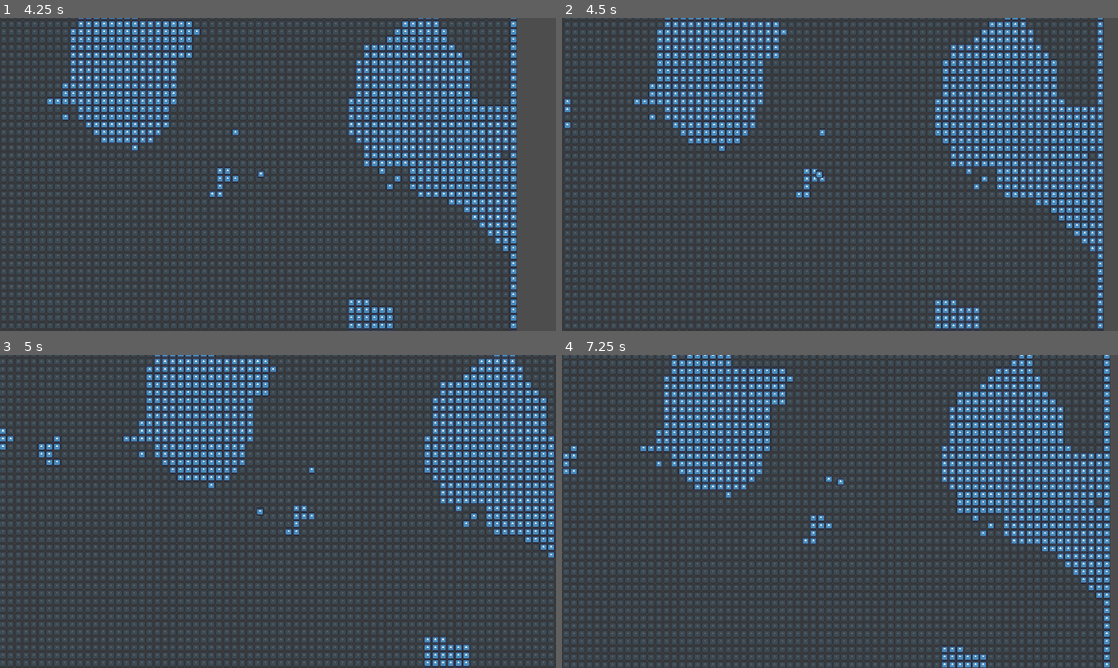
Above: before the commit, frames 1-4 (two rows, left to right).
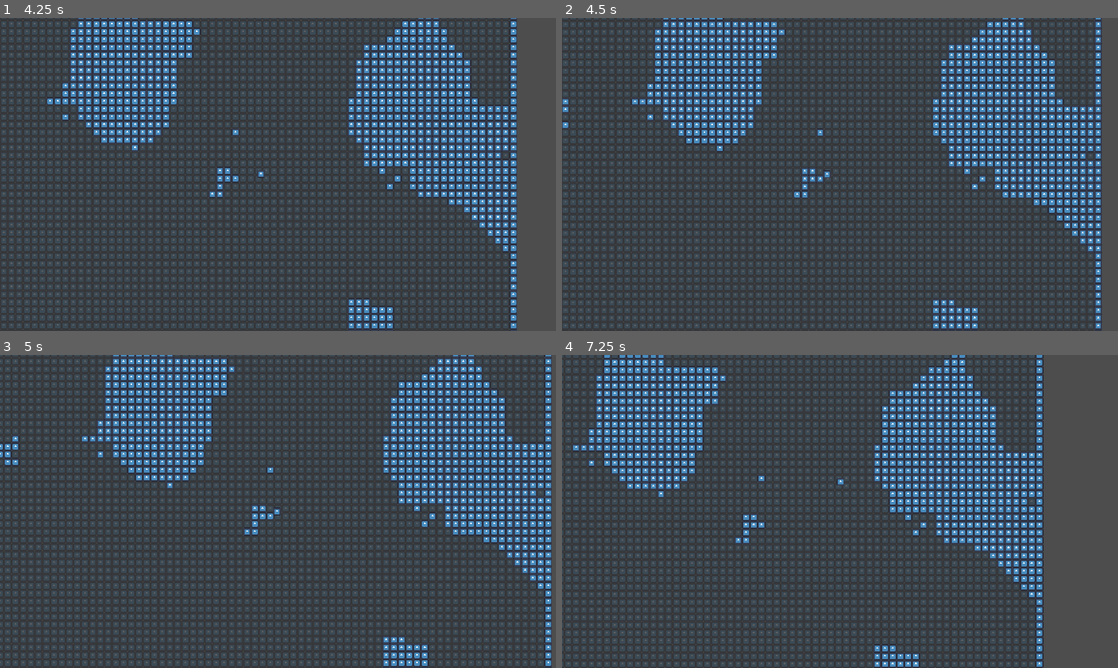
Above: after the commit, the same moments.

Repository: slotling/collateral-damage-gwj71
Game: Godot game, scene res://Scenes/Root/world.tscn
Same seed, same stepped clock (60 frames per second), same inputs: the game is played once before the commit and once after it. The engine's default icon, where the game draws it, is replaced by a stand-in: a white triangle on a blue panel in a dark square.
Inputs (mouse positions are in pixels of both pictures, inside the frame that each line leads up to):
- Up to frame 1 (4.25 s): tap Enter at 0.5 s; move the mouse to (400, 158) at 0.52 s; hold D (right) 0.53-1.28 s; click (400, 158) at 0.6 s; move the mouse to (166, 190) at 1.27 s; hold S (backward) 1.28-2.03 s; right-click (166, 190) at 1.35 s; move the mouse to (333, 105) at 2.02 s; hold D (right) 2.03-2.78 s; hold Shift (run) 2.03-2.78 s; move the mouse to (250, 237) at 2.77 s; hold W (forward) 2.78-3.53 s; click (250, 237) at 2.85 s; move the mouse to (444, 221) at 3.52 s; hold A (left) from 3.53 s (still down); right-click (444, 221) at 3.6 s
- Up to frame 2 (4.5 s): keep holding A (left); move the mouse to (673, 127) at 4.27 s; tap Shift (run) at 4.35 s
- Up to frame 3 (5 s): keep holding A (left)
- Up to frame 4 (7.25 s): move the mouse to (867, 511) at 5.02 s; release A (left) at 5.03 s; hold S (backward) 5.03-5.78 s; click (867, 511) at 5.1 s; move the mouse to (756, 433) at 5.77 s; hold D (right) 5.78-6.53 s; right-click (756, 433) at 5.85 s; move the mouse to (962, 495) at 6.52 s; hold W (forward) from 6.53 s (still down); hold Shift (run) from 6.53 s (still down)

Frame 1 is identical in both runs. In frame 2, 23% of the frame differs, in the area x 0-98%, y 0-100%; in frame 3, 27%; in frame 4, 31%, in the area x 0-99%, y 0-100%.

Commit message:
fixed debugging (it's awesome now)

Diff:
--- a/Resources/Tilesets/MainTileset.tres
+++ b/Resources/Tilesets/MainTileset.tres
@@ -35,7 +35,6 @@
 [resource]
 tile_size = Vector2i(32, 32)
 physics_layer_0/collision_layer = 1
-physics_layer_0/collision_mask = 0
 navigation_layer_0/layers = 1
 sources/0 = SubResource("TileSetAtlasSource_1e8eb")
 sources/1 = SubResource("TileSetAtlasSource_bqjy3")
--- a/Scenes/Root/world.tscn
+++ b/Scenes/Root/world.tscn
@@ -10,8 +10,6 @@
 
 [node name="DemolitionistPlayer" parent="." instance=ExtResource("2_0m2oe")]
 position = Vector2(4, 1)
-collision_layer = 0
-collision_mask = 0
 
 [node name="Camera" parent="DemolitionistPlayer" index="0"]
 zoom = Vector2(0.25, 0.25)
--- a/global.gd
+++ b/global.gd
@@ -20,7 +20,7 @@
 	if FileAccess.file_exists(save_path):
 		var file = FileAccess.open(save_path, FileAccess.WRITE)
 		file.store_var(data)
-		print(data)
+		print_rich("[rainbow freq=1.0 sat=0.8 val=0.8]" + str(data) + "[/rainbow]\n[img=160x160]res://UI/megarion.jpg[/img]")
 		file.close()
 		load_data()
 
@@ -28,7 +28,7 @@
 	if FileAccess.file_exists(save_path):
 		var file = FileAccess.open(save_path, FileAccess.READ)
 		data = file.get_var()
-		print(data)
+		print_rich("[rainbow freq=1.0 sat=0.8 val=0.8]" + str(data) + "[/rainbow]\n[img=160x160]res://UI/megarion.jpg[/img]")
 		file.close()
 	else:
 		reboot_data()
Binary file added: UI/megarion.jpg
Not shown, added: UI/megarion.jpg.import
